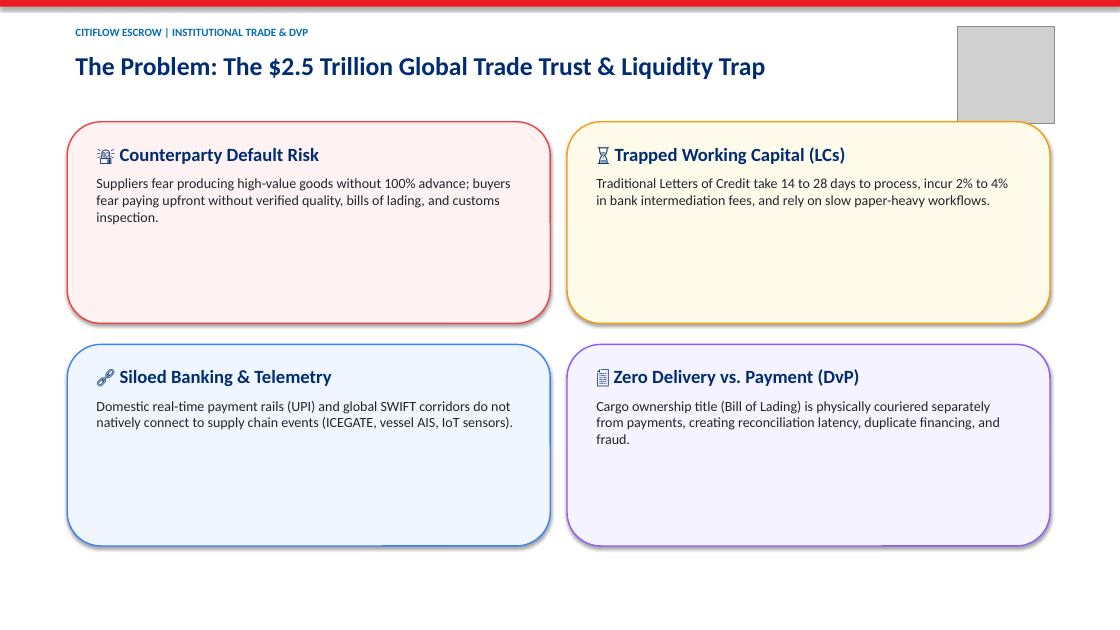
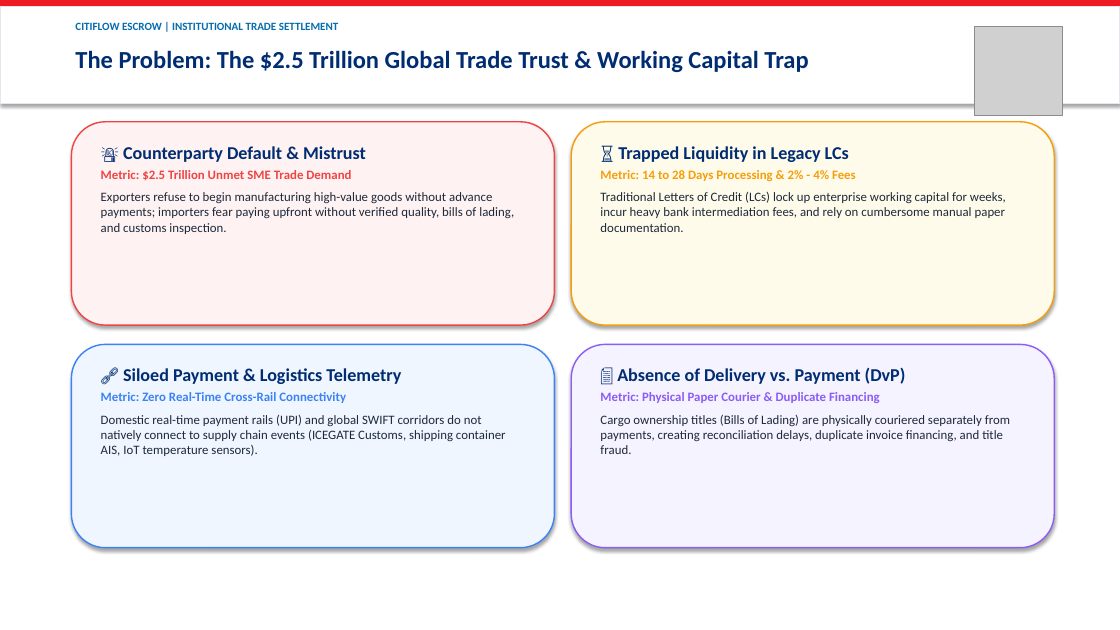
Before and after one commit to utsavv08/Drunix-Remittance-solution, a slide deck: slide 2 of CitiFlow_Escrow_Pitch_Deck.pptx. Drawn at 1120x630 pixels with LibreOffice and Linux fonts; fonts in the diff are those of the drawing; grey boxes stand for pictures. Boxes give left, top, right and bottom in pixels: in the first picture for what was removed or moved away, otherwise in the second. Text is boxed around its words. In the diff, an @@ line names an element or a change of style, - is before the commit and + after.

Commit message:
feat: enhance pitch deck with high-contrast dark NPCI logo and impactful slide layouts

```diff
--- a/CitiFlow_Escrow_Pitch_Deck.pptx
+++ b/CitiFlow_Escrow_Pitch_Deck.pptx
@@ rectangle added at (x1=0, y1=7, x2=1120, y2=103), fill #FFFFFF, outline #E2E8F0 1 pt @@
@@ text at (x1=75, y1=22, x2=339, y2=30): text changed @@
-CITIFLOW ESCROW | INSTITUTIONAL TRADE & DVP
+CITIFLOW ESCROW | INSTITUTIONAL TRADE SETTLEMENT
@@ picture resized from (x1=958, y1=27, x2=1054, y2=124) to (x1=975, y1=27, x2=1063, y2=115) @@
@@ text at (x1=75, y1=50, x2=808, y2=72): text changed; size 22 to 21 pt @@
-The Problem: The $2.5 Trillion Global Trade Trust & Liquidity Trap
+The Problem: The $2.5 Trillion Global Trade Trust & Working Capital Trap
@@ text at (x1=101, y1=146, x2=514, y2=234): text changed; size 12 to 11 pt; text colour #212529 to #1E293B @@
-🚨 Counterparty Default Risk
-Suppliers fear producing high-value goods without 100% advance; buyers fear paying upfront without verified quality, bills of lading, and customs inspection.
+🚨 Counterparty Default & Mistrust
+Metric: $2.5 Trillion Unmet SME Trade Demand
+Exporters refuse to begin manufacturing high-value goods without advance payments; importers fear paying upfront without verified quality, bills of lading, and customs inspection.
@@ text at (x1=600, y1=146, x2=1006, y2=232): text changed; size 12 to 11 pt; text colour #212529 to #1E293B @@
-⏳ Trapped Working Capital (LCs)
-Traditional Letters of Credit take 14 to 28 days to process, incur 2% to 4% in bank intermediation fees, and rely on slow paper-heavy workflows.
+⏳ Trapped Liquidity in Legacy LCs
+Metric: 14 to 28 Days Processing & 2% - 4% Fees
+Traditional Letters of Credit (LCs) lock up enterprise working capital for weeks, incur heavy bank intermediation fees, and rely on cumbersome manual paper documentation.
@@ 4 rounded rectangles moved together from (x1=67, y1=122, x2=1050, y2=546) to (x1=71, y1=122, x2=1054, y2=548) @@
@@ text at (x1=101, y1=368, x2=506, y2=456): text changed; size 12 to 11 pt; text colour #212529 to #1E293B @@
-🔗 Siloed Banking & Telemetry
-Domestic real-time payment rails (UPI) and global SWIFT corridors do not natively connect to supply chain events (ICEGATE, vessel AIS, IoT sensors).
+🔗 Siloed Payment & Logistics Telemetry
+Metric: Zero Real-Time Cross-Rail Connectivity
+Domestic real-time payment rails (UPI) and global SWIFT corridors do not natively connect to supply chain events (ICEGATE Customs, shipping container AIS, IoT temperature sensors).
@@ text at (x1=600, y1=367, x2=1010, y2=454): text changed; size 12 to 11 pt; text colour #212529 to #1E293B @@
-📄 Zero Delivery vs. Payment (DvP)
-Cargo ownership title (Bill of Lading) is physically couriered separately from payments, creating reconciliation latency, duplicate financing, and fraud.
+📄 Absence of Delivery vs. Payment (DvP)
+Metric: Physical Paper Courier & Duplicate Financing
+Cargo ownership titles (Bills of Lading) are physically couriered separately from payments, creating reconciliation delays, duplicate invoice financing, and title fraud.
```
Also in this commit, not shown: 7 other slides changed, 2 other files.
